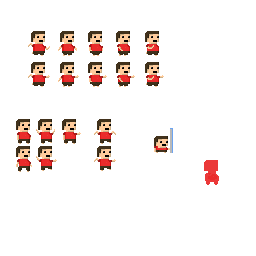
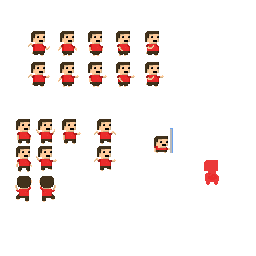
Before/after of a w=256, h=256 layered artwork. What changed in the layer stack:
added layer "Layer 17" above "Layer 16" over bbox(16, 176, 56, 202)
added layer "Layer 16" above "player_male_idle" over bbox(15, 176, 32, 202)
